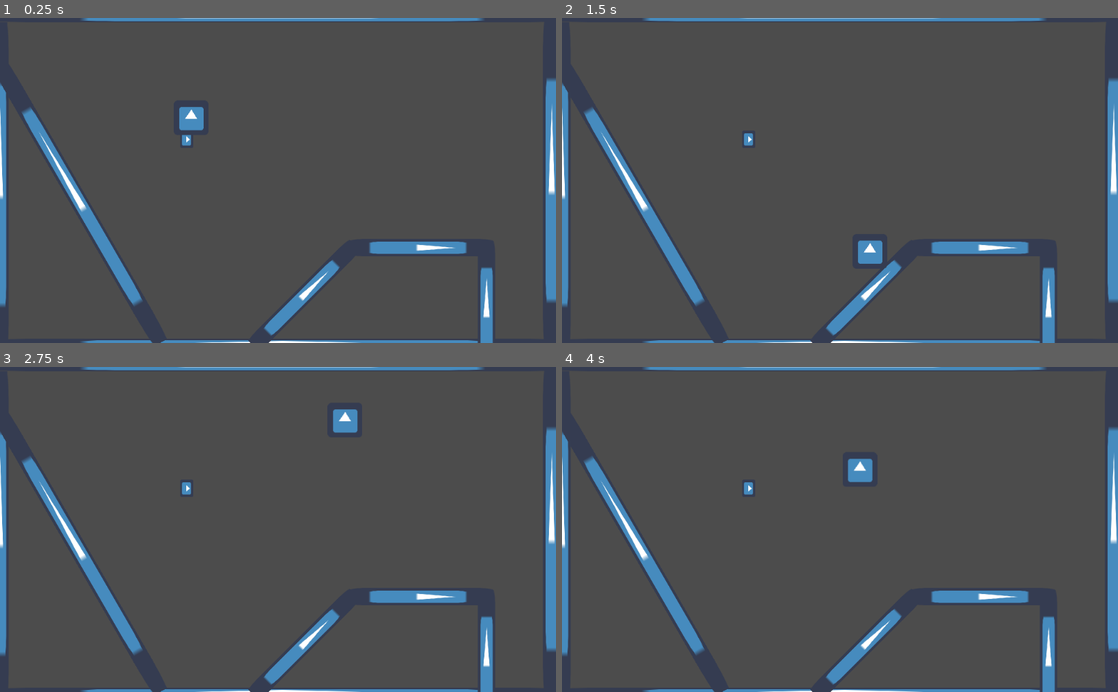
Above: before the commit, frames 1-4 (two rows, left to right).
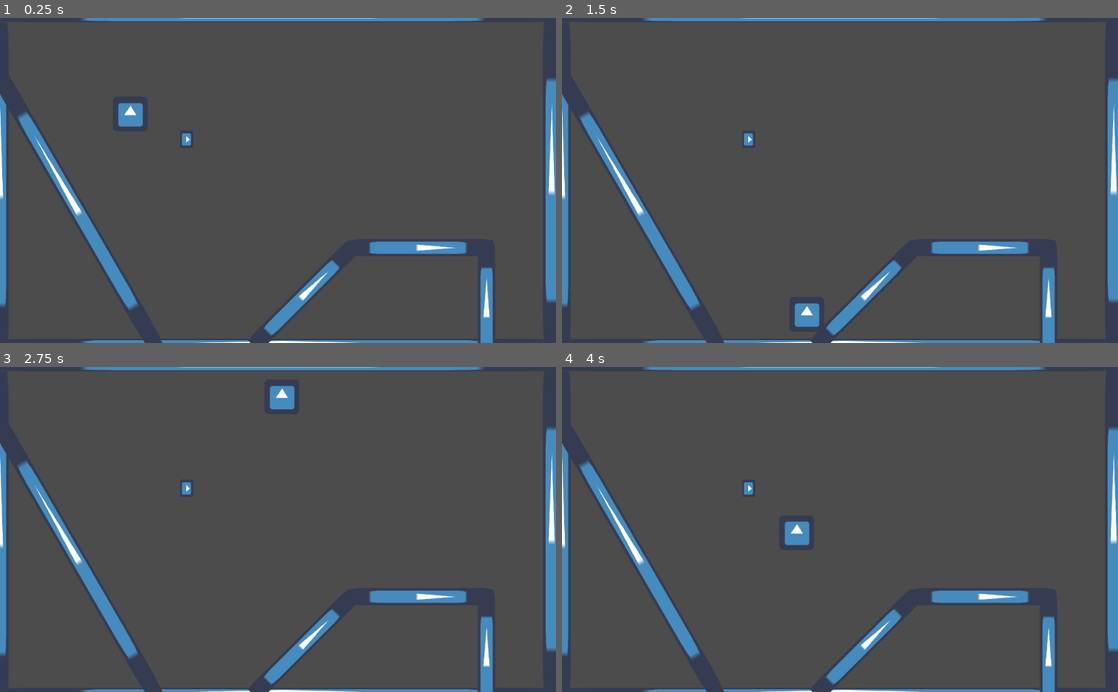
Above: after the commit, the same moments.

Repository: Praqma/GodotDevOps
Game: Godot game, scene res://Main.tscn
Two runs of this game, one before a commit and one after it. Both use one fixed random seed, a clock stepped at 60 frames per second and the inputs below. The engine's default icon, where the game draws it, is replaced by a stand-in: a white triangle on a blue panel in a dark square.
Inputs (mouse positions are in pixels of both pictures, inside the frame that each line leads up to):
- Up to frame 1 (0.25 s): no input
- Up to frame 2 (1.5 s): tap Enter at 0.5 s; move the mouse to (962, 164) at 0.52 s; hold D (move_right) 0.53-1.25 s; click (962, 164) at 0.67 s; tap Space (jump) at 0.77 s; drag from (728, 196) to (812, 245) at 1.27 s
- Up to frame 3 (2.75 s): tap Space (jump) at 2 s; move the mouse to (333, 458) at 2.02 s; hold D (move_right) from 2.03 s (still down)
- Up to frame 4 (4 s): release D (move_right) at 2.75 s; drag from (812, 594) to (673, 480) at 2.77 s; move the mouse to (1006, 578) at 3.52 s; hold A (move_left) from 3.53 s (still down); tap Space (jump) at 3.77 s

The runs differ from the first frame. In frame 1, 2.5% of the frame differs, in the area x 0-37%, y 19-100%; in frame 2, 2.5%; in frame 3, 2.5%; in frame 4, 2.5%.

Commit message:
Add configurable slope angle threshold
WIP #8

Diff:
--- a/Main.tscn
+++ b/Main.tscn
@@ -92,7 +92,7 @@
 texture = ExtResource( 1 )
 
 [node name="KinematicBody2D6" type="KinematicBody2D" parent="."]
-position = Vector2( 144, 336 )
+position = Vector2( 136, 344 )
 rotation = -0.523599
 
 [node name="CollisionShape2D" type="CollisionShape2D" parent="KinematicBody2D6"]
@@ -117,6 +117,6 @@
 texture = ExtResource( 1 )
 
 [node name="Player" parent="." instance=ExtResource( 2 )]
-position = Vector2( 352, 160 )
+position = Vector2( 240, 144 )
 jumpForce = 1200.0
-snapLength = 50.0
+snapLength = 100.0
--- a/PlayerController.gd
+++ b/PlayerController.gd
@@ -5,6 +5,7 @@
 export var gravity := 1000.0 setget set_gravity, get_gravity
 export var jumpForce := 600.0 setget set_jumpForce, get_jumpForce
 export var snapLength := 5000.0
+export var slopeSlideThreshold := 50.0
 
 var snap := false
 var moveInput := Vector2.ZERO
@@ -41,7 +42,7 @@
 	velocity.y += gravity * delta
 
 	var snapVector = Vector2.DOWN * snapLength if snap else Vector2()
-	velocity = move_and_slide_with_snap(velocity, snapVector, Vector2.UP, true)
+	velocity = move_and_slide_with_snap(velocity, snapVector, Vector2.UP, slopeSlideThreshold)
 
 	if is_on_floor() and (Input.is_action_just_released("move_right") or Input.is_action_just_released("move_left")):
 		velocity.y = 0
